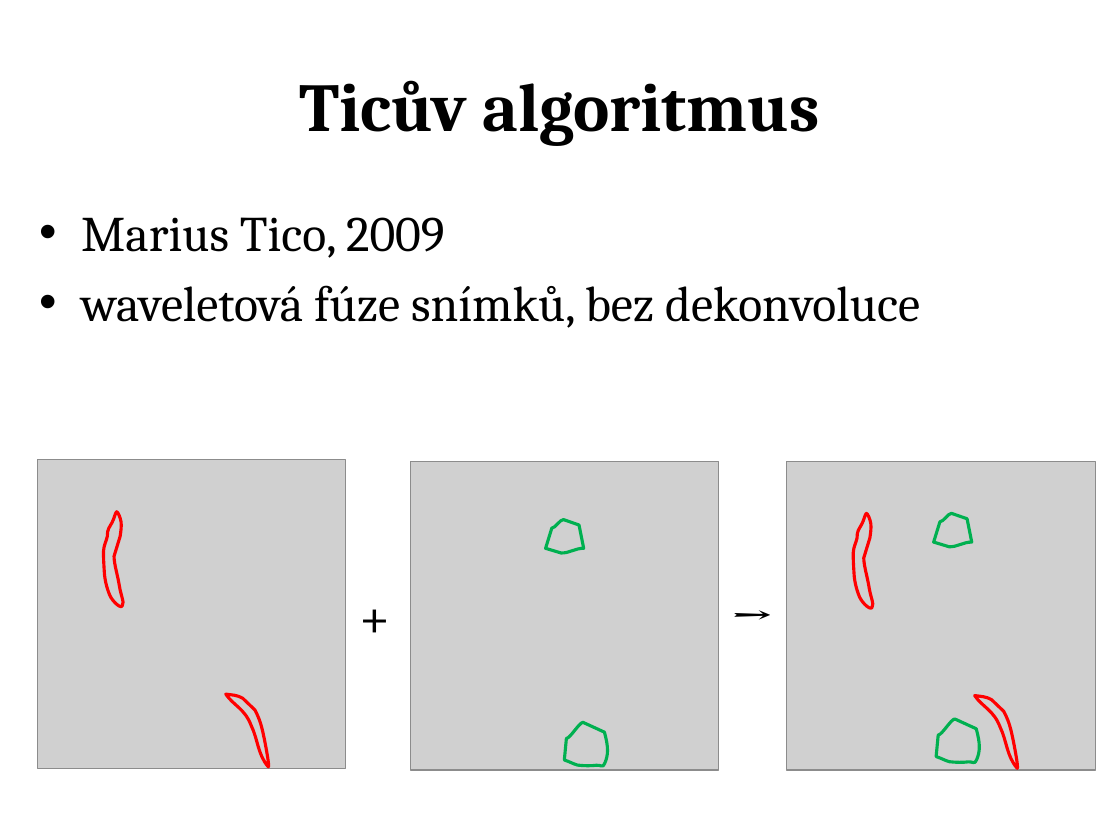
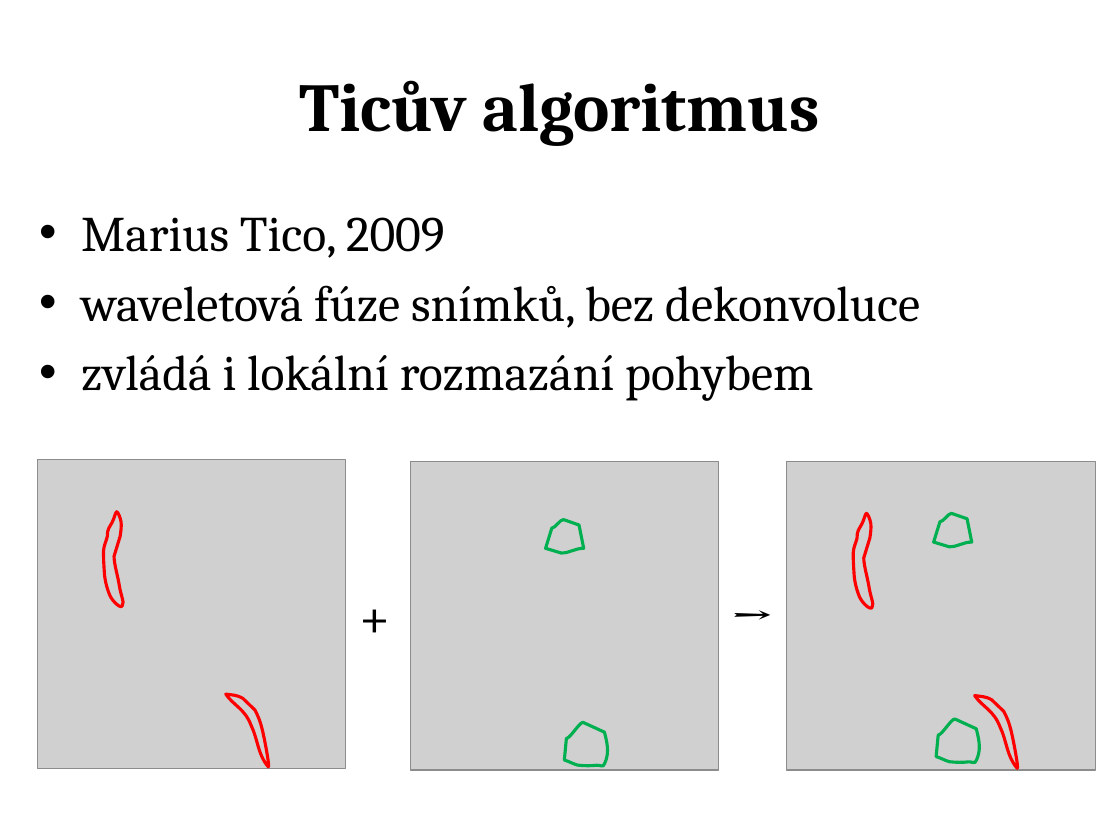
Before and after one commit to jozefsabo/Thesis, a slide deck: slide 6 of Docs/Jozef Sabo - Prezentace obhajoba.pptx (slide 8 before the commit). Drawn at 1120x840 pixels with LibreOffice and Linux fonts; fonts in the diff are those of the drawing; grey boxes stand for pictures. Boxes give left, top, right and bottom in pixels: in the first picture for what was removed or moved away, otherwise in the second. Text is boxed around its words. In the diff, an @@ line names an element or a change of style, - is before the commit and + after.

```diff
--- a/Docs/Jozef Sabo - Prezentace obhajoba.pptx
+++ b/Docs/Jozef Sabo - Prezentace obhajoba.pptx
@@ text at [81,355,813,401]: paragraph added @@
+• zvládá i lokální rozmazání pohybem
```
Also in this commit, not shown: 11 other slides changed, 4 slides added, 8 slides removed, 6 other files.
